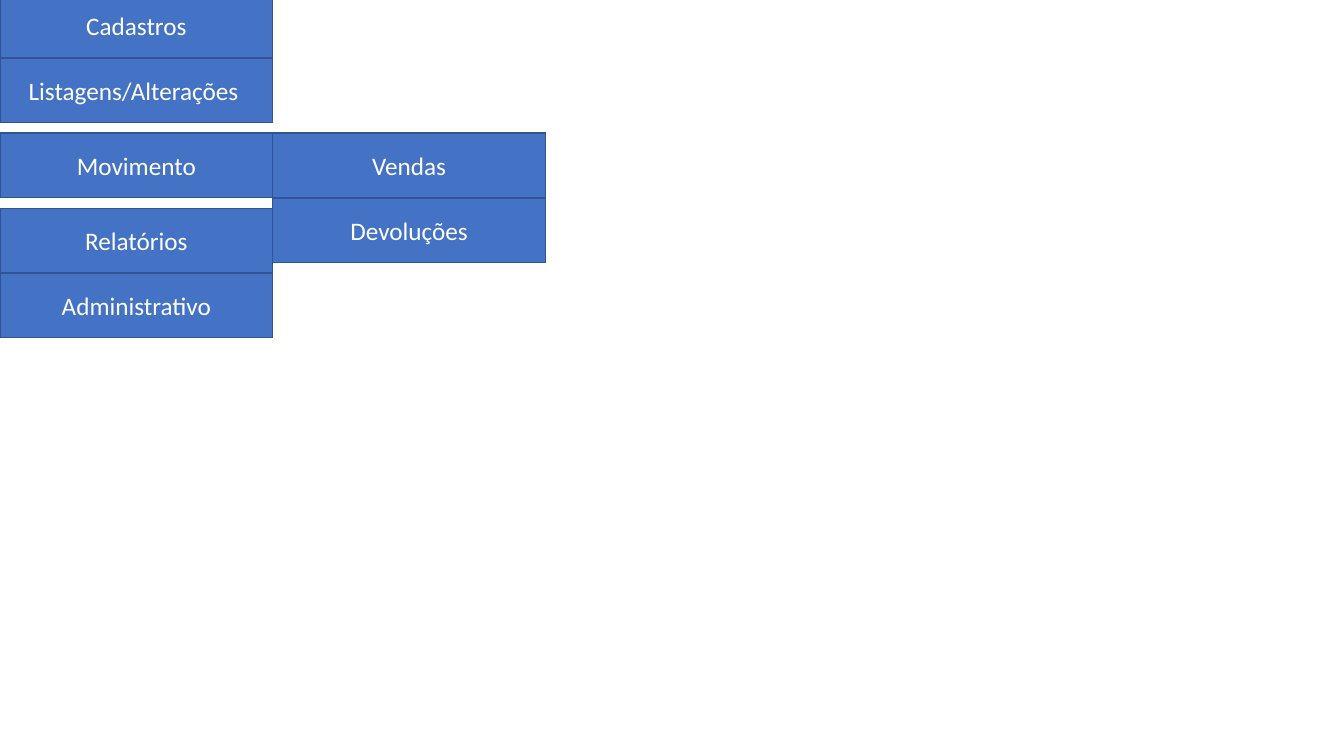
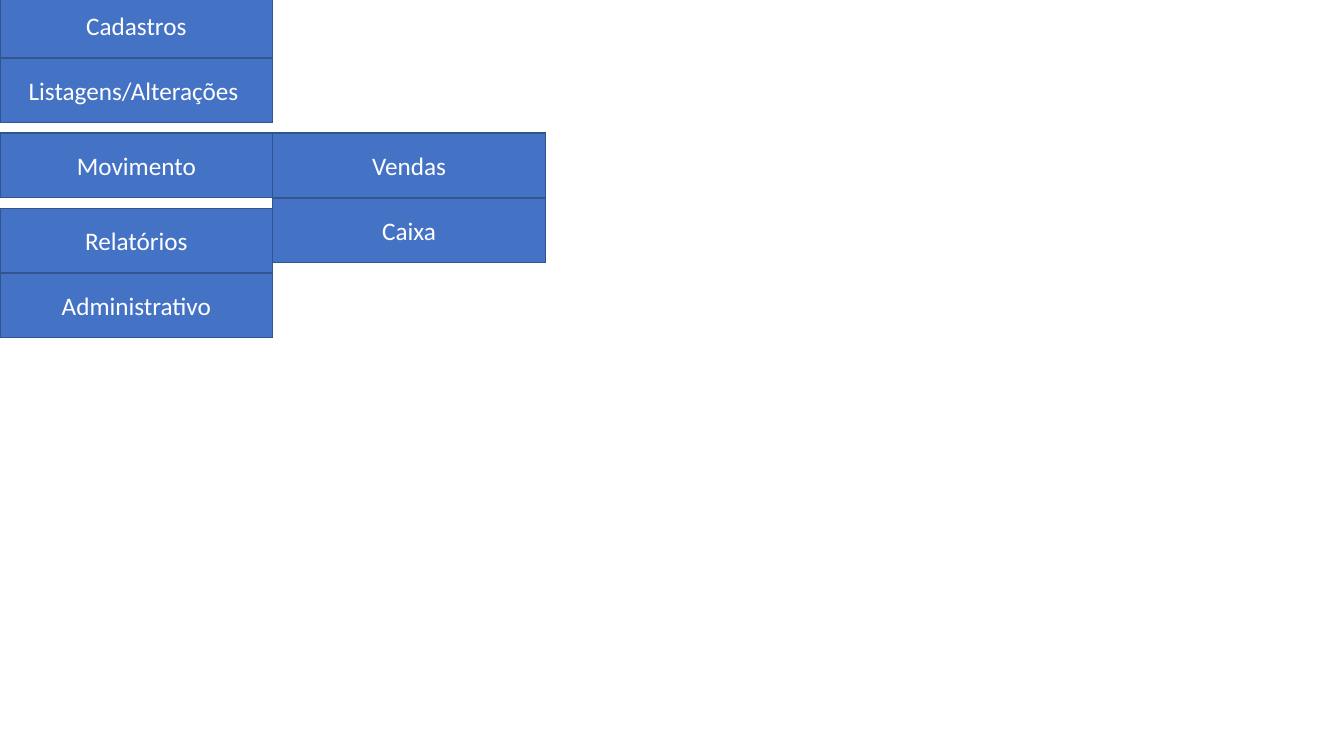
Before and after one commit to Erhoz/restApi, a slide deck: slide 4 of Telas Trabalhos PWEB.pptx. Drawn at 1344x756 pixels with LibreOffice and Linux fonts; fonts in the diff are those of the drawing. Boxes give left, top, right and bottom in pixels: in the first picture for what was removed or moved away, otherwise in the second. Text is boxed around its words. In the diff, an @@ line names an element or a change of style, - is before the commit and + after.

```diff
--- a/Telas Trabalhos PWEB.pptx
+++ b/Telas Trabalhos PWEB.pptx
@@ text in rectangle at [382,222,436,240]: text changed @@
-Devoluções
+Caixa
```
Also in this commit, not shown: 2 other slides changed, 4 slides removed.
